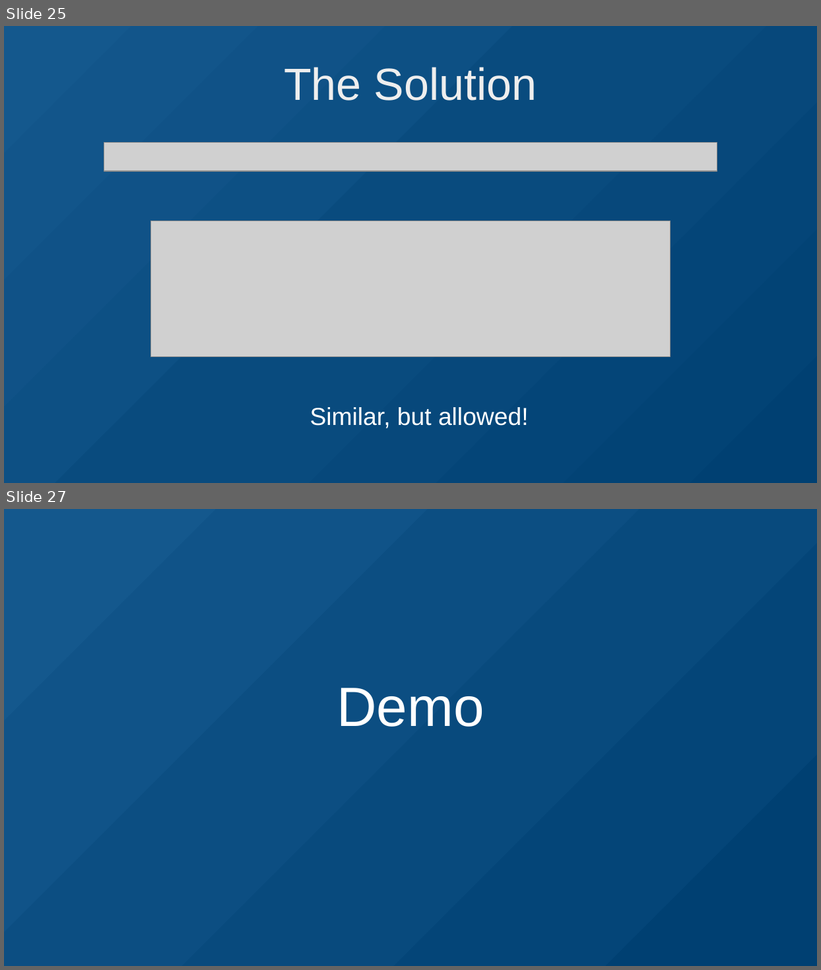
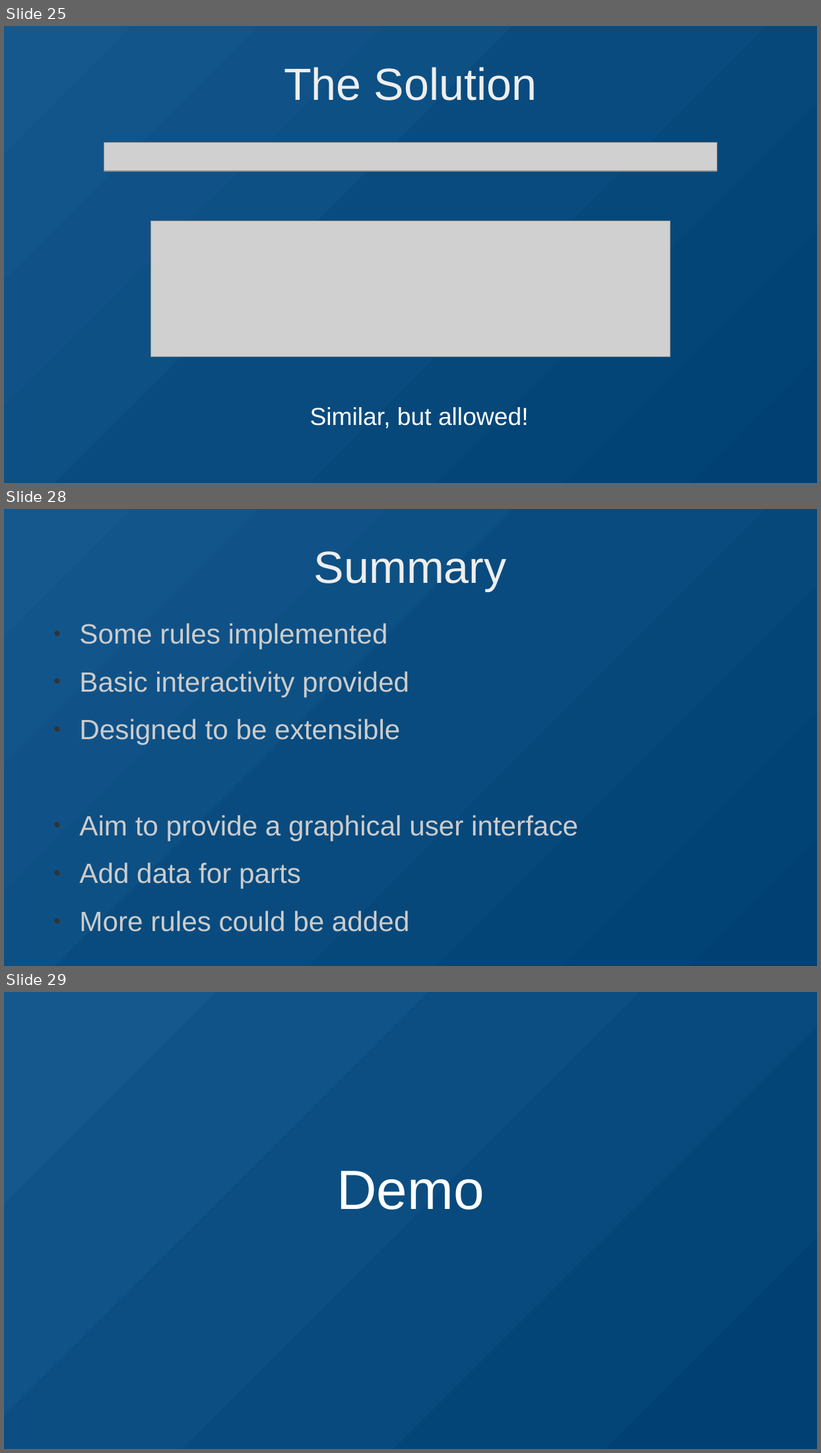
Before and after one commit to who-knows-who/synbio, a slide deck: presentation.odp. Shown one above the other, each under a label of ours: slides 25 and 27 before the commit, slides 25, 28 and 29 after it; the slides between them are not shown. The pictures are 821x970 and 821x1453 pixels, drawn with LibreOffice and Linux fonts; fonts in the diff are those of the drawing; grey boxes stand for pictures. Boxes give left, top, right and bottom in pixels: in the first picture for what was removed or moved away, otherwise in the second. Text is boxed around its words. In the diff, an @@ line names an element or a change of style, - is before the commit and + after.

```diff
--- a/presentation.odp
+++ b/presentation.odp
@@ slide 28 added at [4, 509, 817, 966], background gradient #14588D to #12558A to #105287 to #0D5084 to #0B4D81 to #094B7E @@
@@ title added at [314, 551, 507, 591], 44 pt, text #EEEEEE @@
+Summary
@@ text added at [79, 623, 578, 932], 27.2 pt, text #CCCCCC @@
+● Some rules implemented
+● Basic interactivity provided
+● Designed to be extensible
+● Aim to provide a graphical user interface
+● Add data for parts
+● More rules could be added
@@ what was slide 27 is now slide 29 @@
```
Also in this commit, not shown: 3 slides changed, 2 other slides added, 13 other files.
